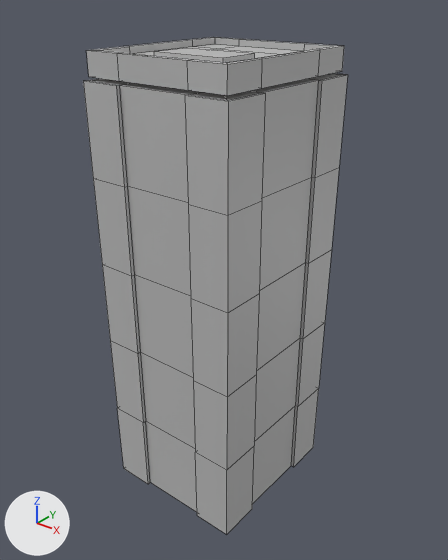
Renders of the FBX model CountMaster/Assets/Fbx/BG_Buildings/BG_building_02.fbx from each side of a commit.
One viewpoint serves both versions: a 50 mm lens placed at (1.044, -1.287, 1.476), pointed at (0.018, -0.004, 0.681). Every picture has the same lights, and +X, +Y and +Z are marked at lower left. Mesh edges are drawn as thin lines. Where no turn or scale is listed for an object, it has been applied to the vertices.

In view in the first picture: 'BG_building_02'.
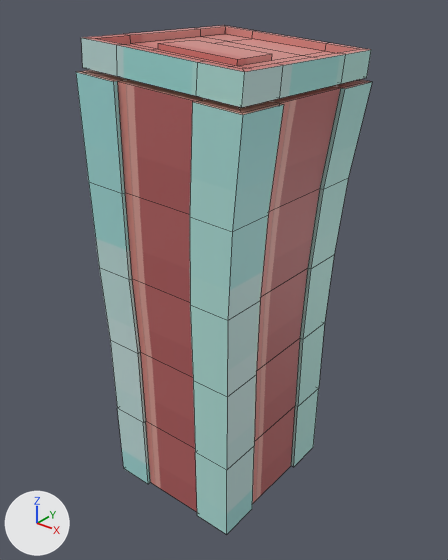
Where the change shows, as pixel boxes [x1, y1, x2, y2] in the pictures (448 x 560 px; the box of a moved part takes in the faces that stretch with it):
'BG_building_02', surface changed, reshaped (12% wider): before [83, 37, 348, 534]; after [76, 26, 372, 534]
part 1 of me_mesh, moved or reshaped: before [83, 37, 348, 397]; after [76, 26, 372, 397]
part 2 of me_mesh, surface changed: [110, 323, 325, 534] in both

What the commit changed:
Picture 'atlas.png' (img_atlas_png) is new.
In material 'atlas' (mat_atlas), base_color is no longer (0.5, 0.5, 0.5), grey #bcbcbc.
In material 'atlas' (mat_atlas), texture is now set to img_atlas_png.
me_mesh is used by ob_bg_building_02; location (0.0, 0.0, 0.0).
me_mesh had 206 vertices, 194 faces and spanned x -0.229..0.229, y -0.254..0.254, z -0.003..1.32.
me_mesh now has 206 vertices, 194 faces and spans x -0.232..0.288, y -0.282..0.282, z -0.003..1.352.
me_mesh part 1: 146 of 206 vertices moved; they spanned x -0.229..0.229, y -0.254..0.254, z 0.748..1.32 and now span x -0.232..0.288, y -0.282..0.282, z 0.732..1.352; mean shift (0.028, 0.0, 0.002); largest move (0.219, 0.243, 1.32) -> (0.282, 0.27, 1.313).
me_mesh part 2: texture (UV) coordinates of 194 of 194 faces, centred in x -0.228..0.228, y -0.253..0.253, z 0.122..1.32, changed; they spanned u 0.0..1.0, v 0.0..1.0 and now span u 0.06..1.0, v 0.1..0.71.
